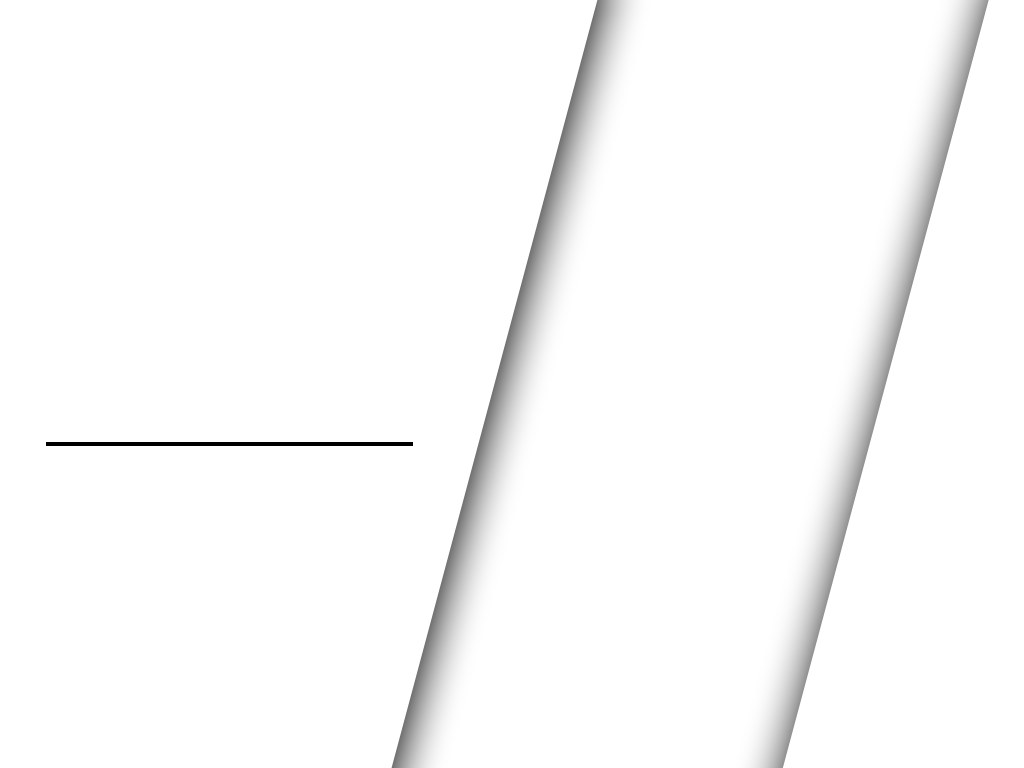
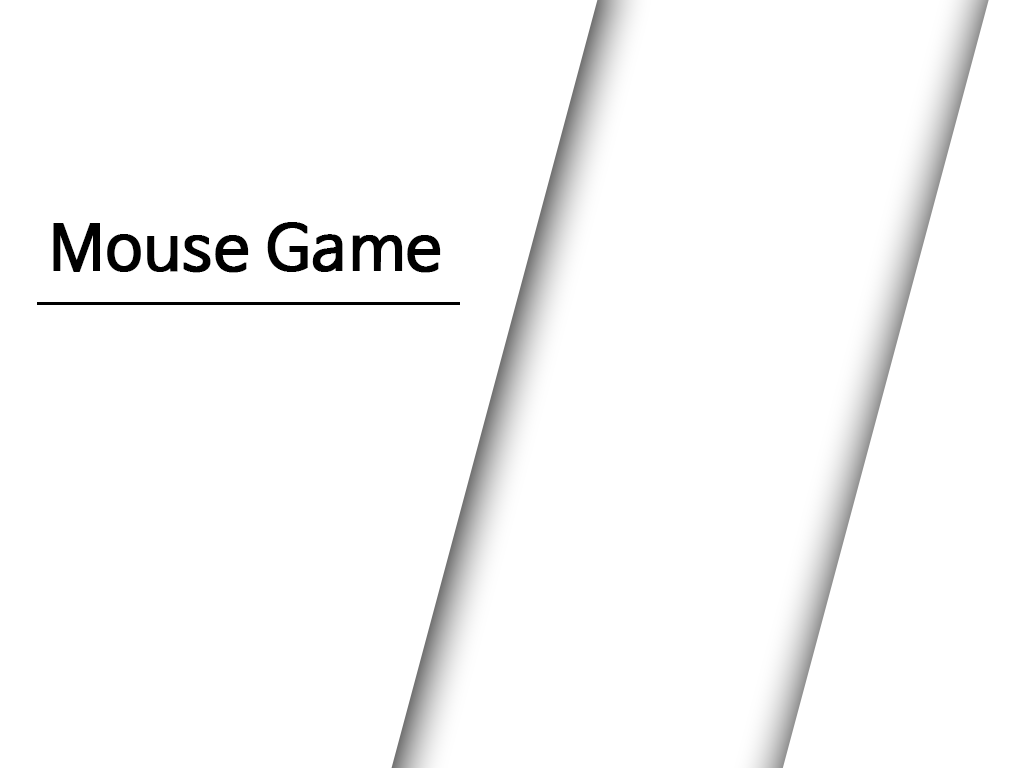
Layers edited between the first and the second 1024px x 768px image:
painted on "모양 1" over [37, 302, 460, 446]
showed "Mouse Game", painted on it over [53, 222, 441, 305]
